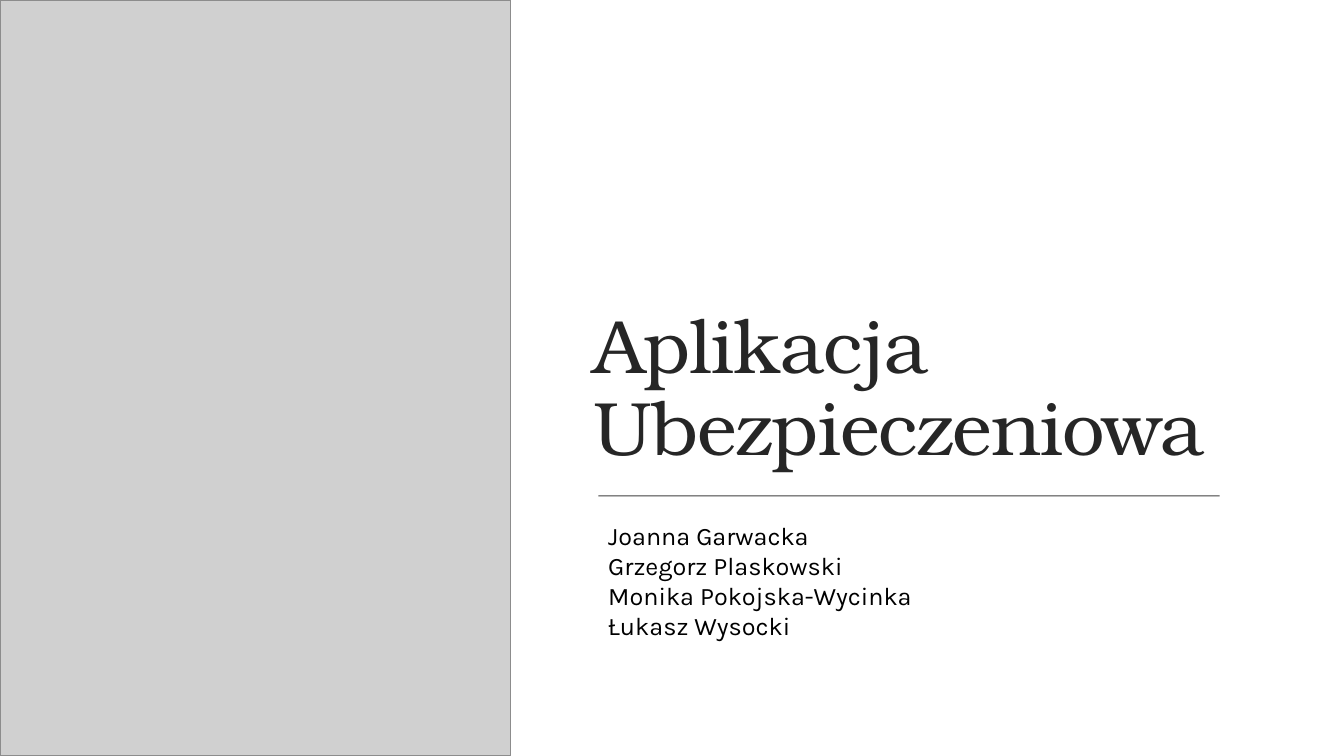
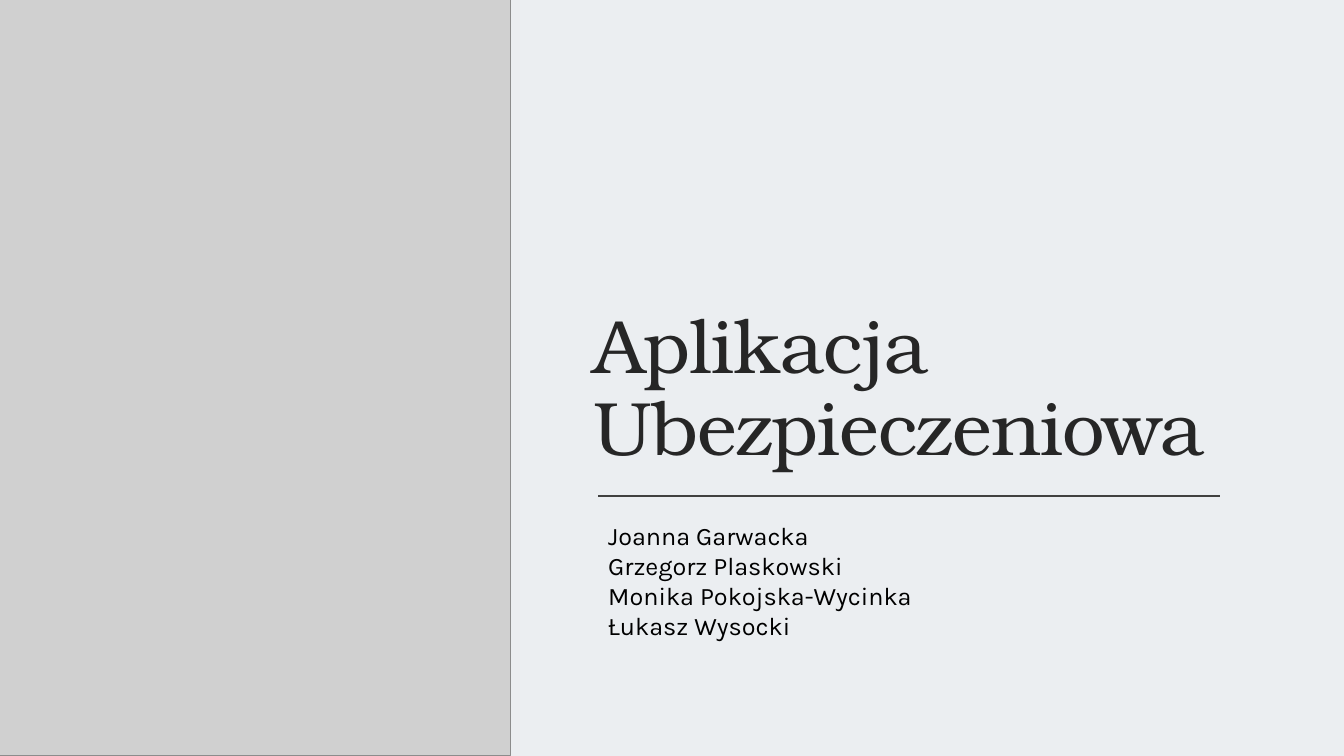
Before and after one commit to infoshareacademy/jdszr1-us-election, a slide deck: slide 1 of analiza_danych_python/prezentacja/Aplikacja_Ubezpieczeniowa.pptx. Drawn at 1344x756 pixels with LibreOffice and Linux fonts; fonts in the diff are those of the drawing; grey boxes stand for pictures. Boxes give left, top, right and bottom in pixels: in the first picture for what was removed or moved away, otherwise in the second. Text is boxed around its words. In the diff, an @@ line names an element or a change of style, - is before the commit and + after.

```diff
--- a/analiza_danych_python/prezentacja/Aplikacja_Ubezpieczeniowa.pptx
+++ b/analiza_danych_python/prezentacja/Aplikacja_Ubezpieczeniowa.pptx
@@ rectangle at [0,0,1344,756]: fill #FFFFFF to #EBEEF1 @@
@@ line (599, 496) - (1220, 496): stroke #404040 0.75 pt to #404040 1 pt @@
```
Also in this commit, not shown: 5 other slides changed.
